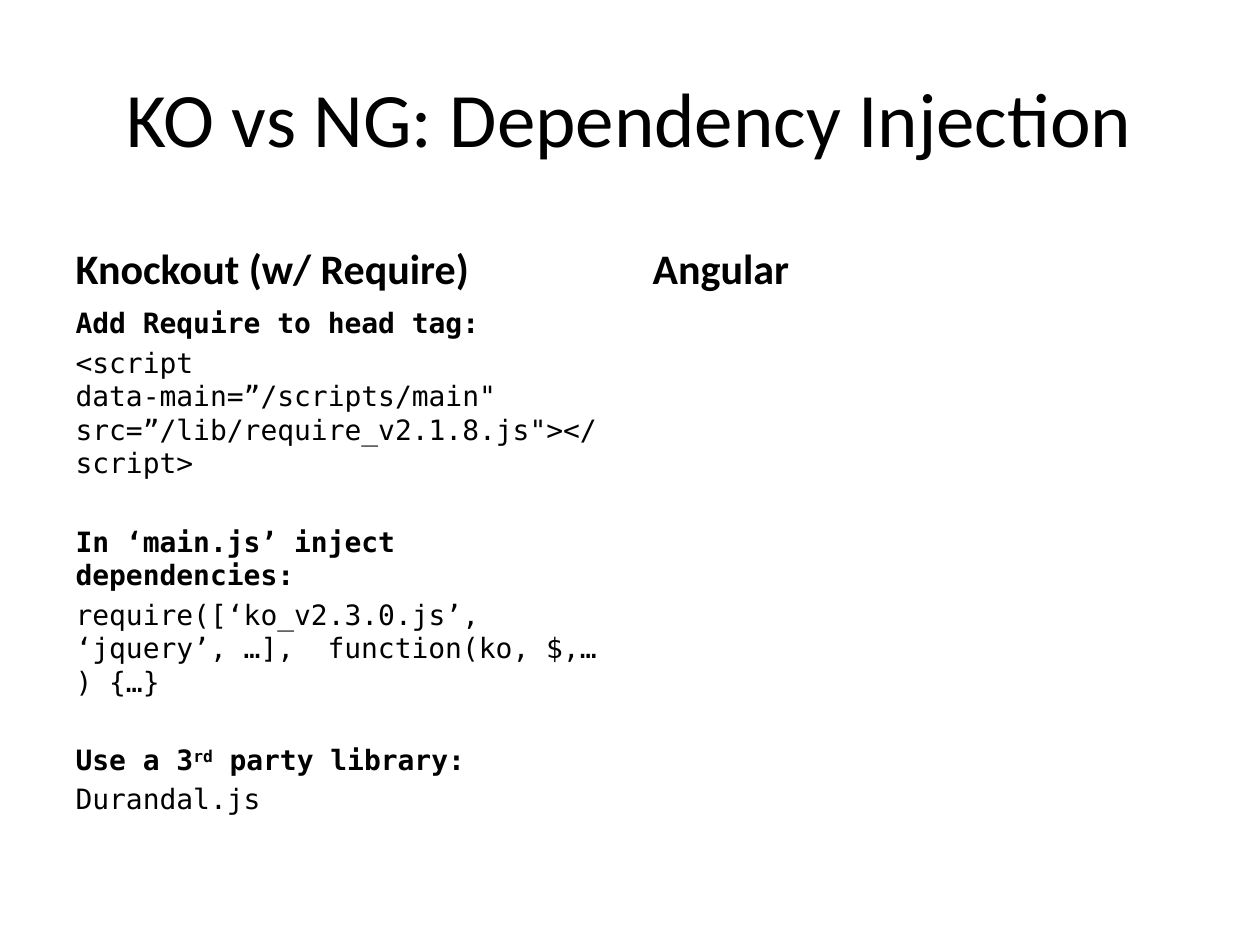
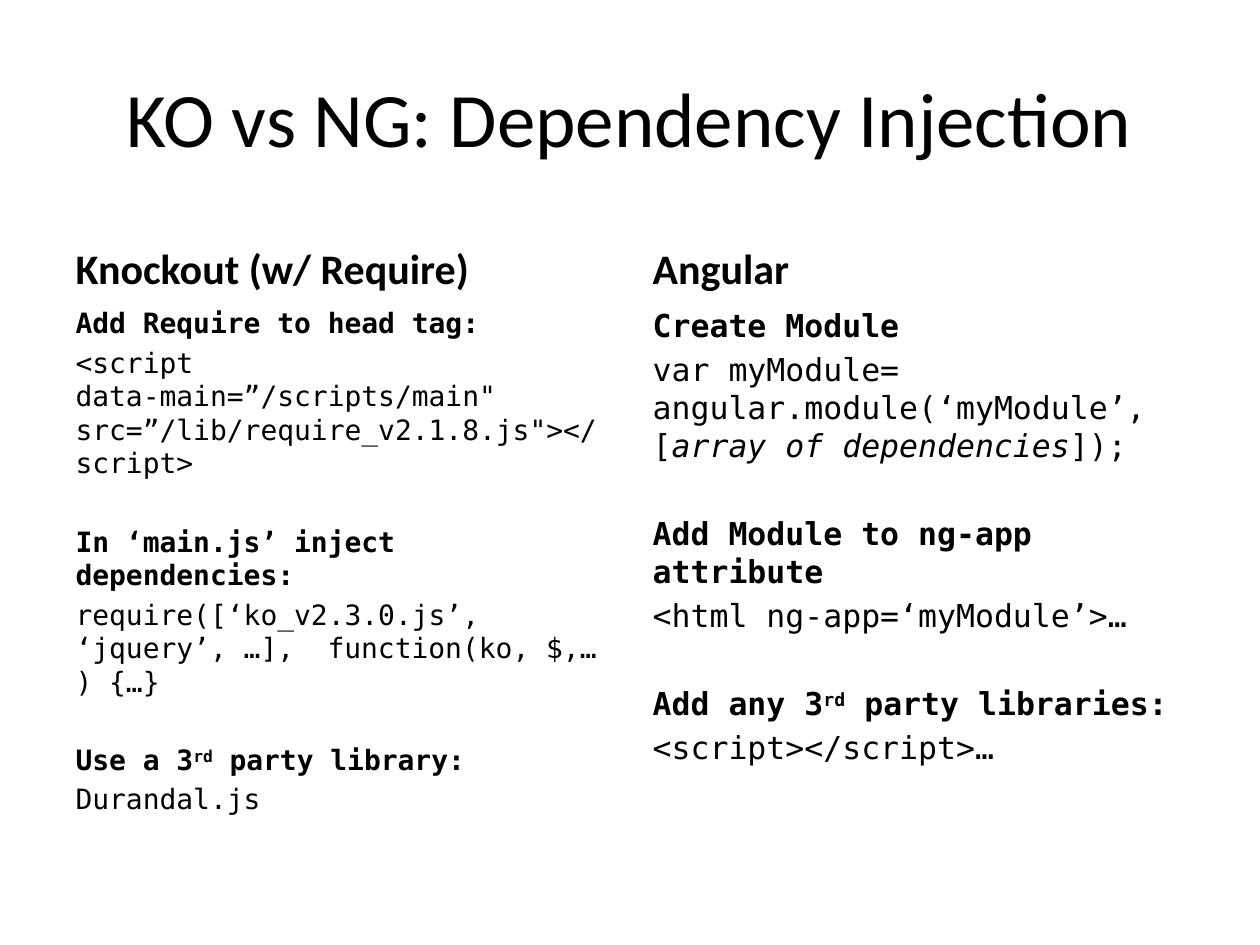
Before and after one commit to Moollihawkja/KOvsNG, a slide deck: slide 12 of KOvsNG.pptx (slide 11 before the commit). Drawn at 1260x945 pixels with LibreOffice and Linux fonts; fonts in the diff are those of the drawing. Boxes give left, top, right and bottom in pixels: in the first picture for what was removed or moved away, otherwise in the second. Text is boxed around its words. In the diff, an @@ line names an element or a change of style, - is before the commit and + after.

Commit message:
Added Angular learning

```diff
--- a/KOvsNG.pptx
+++ b/KOvsNG.pptx
@@ text added at <box>653,313,1168,766</box>, 18 pt, text #000000 @@
+Create Module
+var myModule= angular.module(‘myModule’, [array of dependencies]);
+Add Module to ng-app attribute
+<html ng-app=‘myModule’>…
+Add any 3rd party libraries:
+<script></script>…
```
Also in this commit, not shown: 14 other slides changed, 1 slide added, 1 slide removed, 5 other files.
